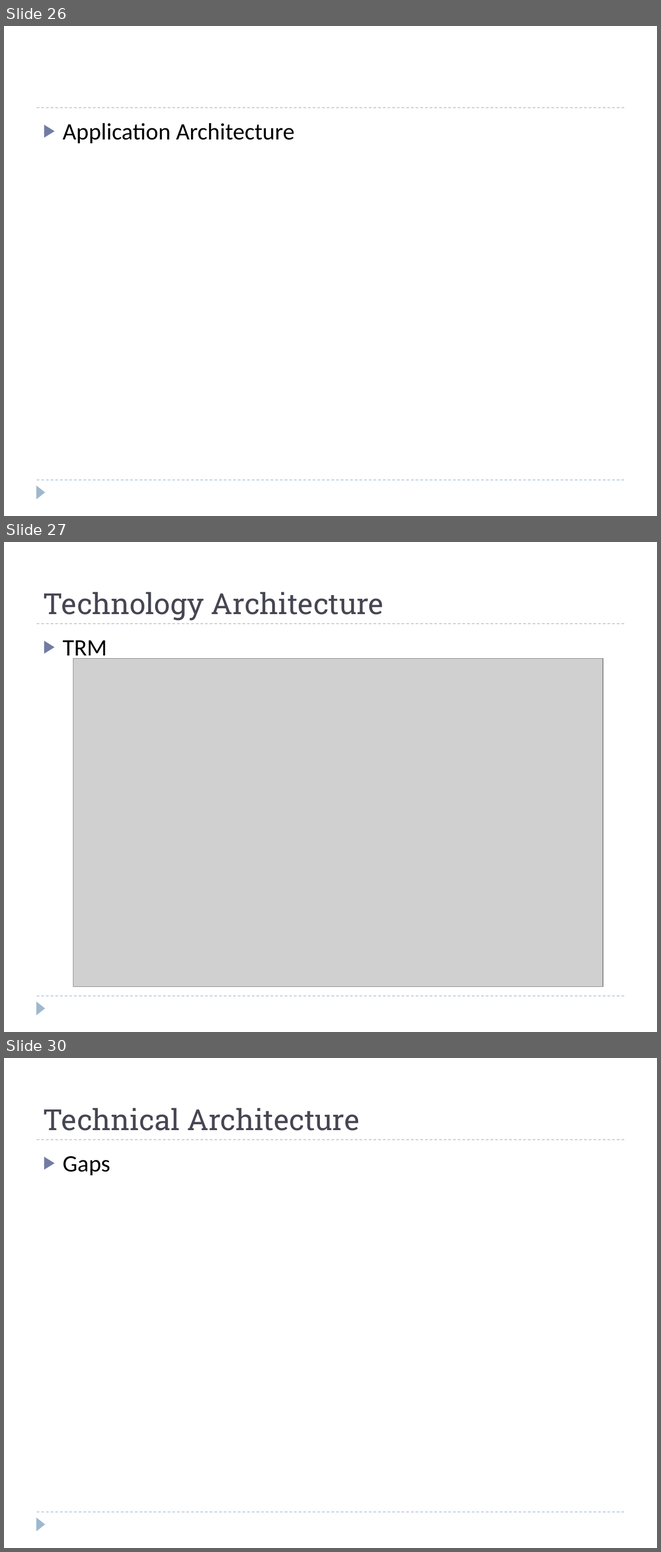
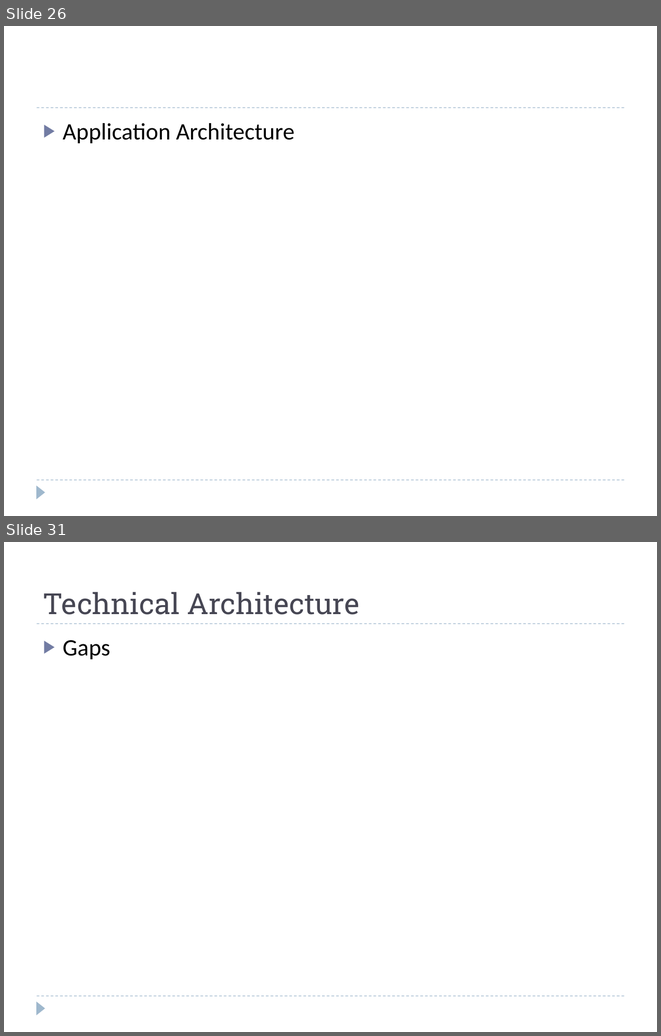
Before and after one commit to windieccf/t1-shipping, a slide deck: Enterprise Architech Presentation.pptx. Shown one above the other, each under a label of ours: slides 26, 27 and 30 before the commit, slides 26 and 31 after it; the slides between them are not shown. The pictures are 661x1552 and 661x1036 pixels, drawn with LibreOffice and Linux fonts; fonts in the diff are those of the drawing; grey boxes stand for pictures. Boxes give left, top, right and bottom in pixels: in the first picture for what was removed or moved away, otherwise in the second. Text is boxed around its words. In the diff, an @@ line names an element or a change of style, - is before the commit and + after.

```diff
--- a/Enterprise Architech Presentation.pptx
+++ b/Enterprise Architech Presentation.pptx
@@ slide 27 removed at bbox=[4, 542, 657, 1032], background #FFFFFF; not listed: 3 template elements that a slide beside it also shows @@
@@ title removed at bbox=[43, 592, 383, 620] @@
-Technology Architecture
@@ text removed at bbox=[63, 640, 107, 662] @@
-▶ TRM
@@ picture removed at bbox=[73, 658, 603, 987] @@
@@ what was slide 30 is now slide 31 @@
```
Also in this commit, not shown: 7 slides changed, 3 slides added.
